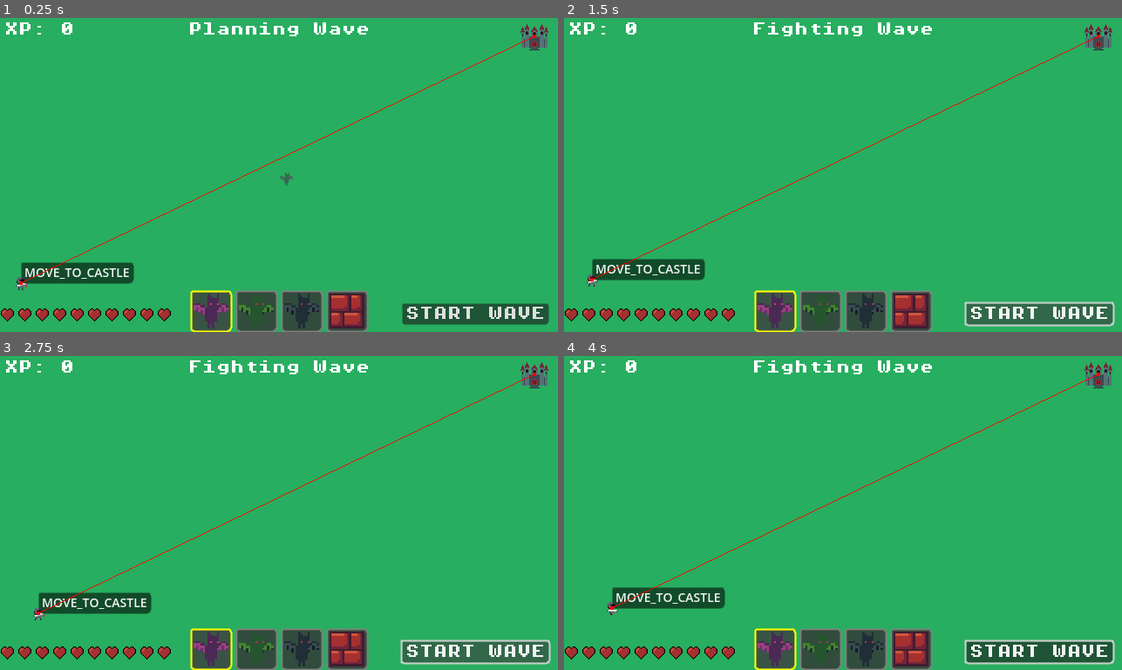
Above: before the commit, frames 1-4 (two rows, left to right).
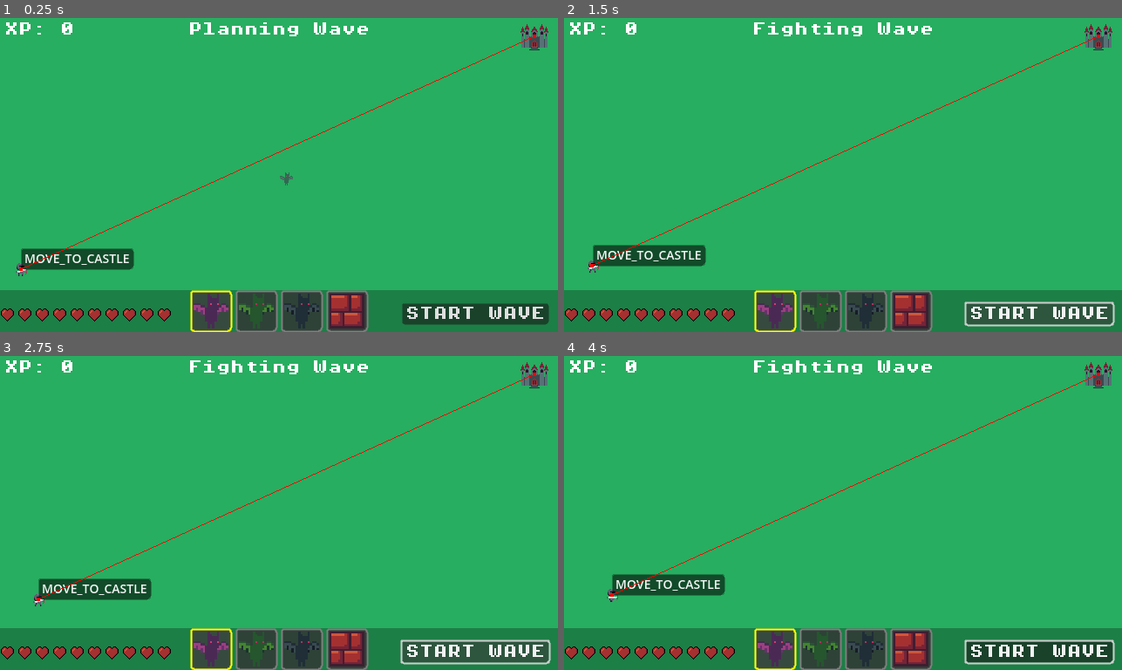
Above: after the commit, the same moments.

Repository: p-lorenzo/reversevs
Game: Godot game, scene res://scenes/world.tscn
The game is run twice, just before and just after one commit, with the same random seed, the same clock (stepped at 60 frames per second) and the same inputs.
Inputs (mouse positions are in pixels of both pictures, inside the frame that each line leads up to):
- Up to frame 1 (0.25 s): no input
- Up to frame 2 (1.5 s): click "START WAVE" at 0.5 s; click "START WAVE" at 1.25 s
- Up to frame 3 (2.75 s): click "START WAVE" at 2 s
- Up to frame 4 (4 s): tap Enter (ui_accept) at 2.75, 3.02, 3.77 s; move the mouse to (965, 497) at 2.77 s; click (965, 497) at 2.92 s; move the mouse to (731, 528) at 3.52 s; click (731, 528) at 3.67 s

The runs differ from the first frame. In frame 1, 9.4% of the frame differs, in the area x 0-100%, y 6-100%; in frame 2, 8.9%; in frame 3, 8.9%; in frame 4, 8.9%.

Commit message:
feat: make it impossible to spawn entities under hud

Diff:
--- a/scenes/hero.tscn
+++ b/scenes/hero.tscn
@@ -7,7 +7,7 @@
 
 [sub_resource type="CapsuleShape2D" id="CapsuleShape2D_mv13s"]
 radius = 6.5
-height = 15.0
+height = 16.0
 
 [sub_resource type="AtlasTexture" id="AtlasTexture_w7pyx"]
 atlas = ExtResource("2_mv13s")
--- a/scenes/world.tscn
+++ b/scenes/world.tscn
@@ -14,9 +14,9 @@
 size = Vector2(40, 32)
 
 [sub_resource type="NavigationPolygon" id="NavigationPolygon_7r4gi"]
-vertices = PackedVector2Array(630, 318, 10, 318, 10, 10, 630, 10)
+vertices = PackedVector2Array(633, 305, 7, 305, 7, 7, 633, 7)
 polygons = Array[PackedInt32Array]([PackedInt32Array(0, 1, 2, 3)])
-outlines = Array[PackedVector2Array]([PackedVector2Array(0, 0, 640, 0, 640, 328, 0, 328)])
+outlines = Array[PackedVector2Array]([PackedVector2Array(0, 0, 640, 0, 640, 312, 0, 312)])
 agent_radius = 7.0
 
 [node name="world" type="Node2D"]
@@ -24,7 +24,7 @@
 
 [node name="Hero" parent="." instance=ExtResource("2_rwgxs")]
 z_index = 1
-position = Vector2(24, 304)
+position = Vector2(24, 288)
 speed = 10.0
 
 [node name="BossCastle" type="Area2D" parent="." groups=["castle"]]
@@ -46,6 +46,11 @@
 position = Vector2(1, 0)
 
 [node name="CanvasLayer" type="CanvasLayer" parent="."]
+
+[node name="Polygon2D" type="Polygon2D" parent="CanvasLayer"]
+position = Vector2(0, 312)
+color = Color(0, 0, 0, 0.27058825)
+polygon = PackedVector2Array(0, 0, 640, 0, 640, 48, 0, 48)
 
 [node name="CenterTop" type="Control" parent="CanvasLayer"]
 layout_mode = 3
--- a/scripts/grid.gd
+++ b/scripts/grid.gd
@@ -1,6 +1,7 @@
 extends Node
 
 const GRID_SIZE: int = 16
+const HUD_EXCLUSION_HEIGHT: int = 48
 var _occupied_cells: Dictionary = {}
 
 func world_to_grid(world_pos: Vector2) -> Vector2i:
@@ -28,6 +29,8 @@
 func occupy_cell(grid_pos: Vector2i, entity: Node2D) -> bool:
 	if is_cell_occupied(grid_pos):
 		return false
+	if not is_grid_position_spawnable(grid_pos):
+		return false
 	_occupied_cells[grid_pos] = entity
 	return true
 
@@ -40,3 +43,13 @@
 
 	for grid_pos in cells_to_free:
 		_occupied_cells.erase(grid_pos)
+
+func is_world_position_spawnable(world_pos: Vector2) -> bool:
+	return world_pos.y < _get_bottom_spawn_limit()
+
+func is_grid_position_spawnable(grid_pos: Vector2i) -> bool:
+	return is_world_position_spawnable(grid_to_world(grid_pos))
+
+func _get_bottom_spawn_limit() -> float:
+	var viewport_height := float(ProjectSettings.get_setting("display/window/size/viewport_height", 0))
+	return viewport_height - HUD_EXCLUSION_HEIGHT
--- a/scripts/player.gd
+++ b/scripts/player.gd
@@ -84,9 +84,12 @@
 	if scene_to_spawn == null:
 		push_warning("Nessuna scena selezionata per lo spawn. Assegna enemy_scene o un inventario.")
 		return
-
 	var snapped_pos := Grid.snap_to_grid(world_pos)
 	var grid_pos := Grid.world_to_grid(snapped_pos)
+
+	if not Grid.is_world_position_spawnable(snapped_pos):
+		print("Area HUD non disponibile per lo spawn: ", snapped_pos)
+		return
 
 	if Grid.is_cell_occupied(grid_pos):
 		print("Cella già occupata: ", grid_pos)
@@ -129,9 +132,11 @@
 		highlight_sprite = Sprite2D.new()
 		highlight_sprite.name = "HighlightSprite"
 		add_child(highlight_sprite)
-	highlight_sprite.global_position = Grid.grid_to_world(grid_pos)
+	var cell_world_pos := Grid.grid_to_world(grid_pos)
+	highlight_sprite.global_position = cell_world_pos
 	highlight_sprite.texture = _selected_sprite_texture
-	highlight_sprite.modulate = Color(1, 1, 1, 0.5) if !Grid.is_cell_occupied(grid_pos) else Color(1, 0, 0, 0.5)
+	var can_spawn_here := Grid.is_world_position_spawnable(cell_world_pos) and !Grid.is_cell_occupied(grid_pos)
+	highlight_sprite.modulate = Color(1, 1, 1, 0.5) if can_spawn_here else Color(1, 0, 0, 0.5)
 
 func hide_highlight() -> void:
 	var highlight_sprite: Sprite2D = get_node_or_null("HighlightSprite")
